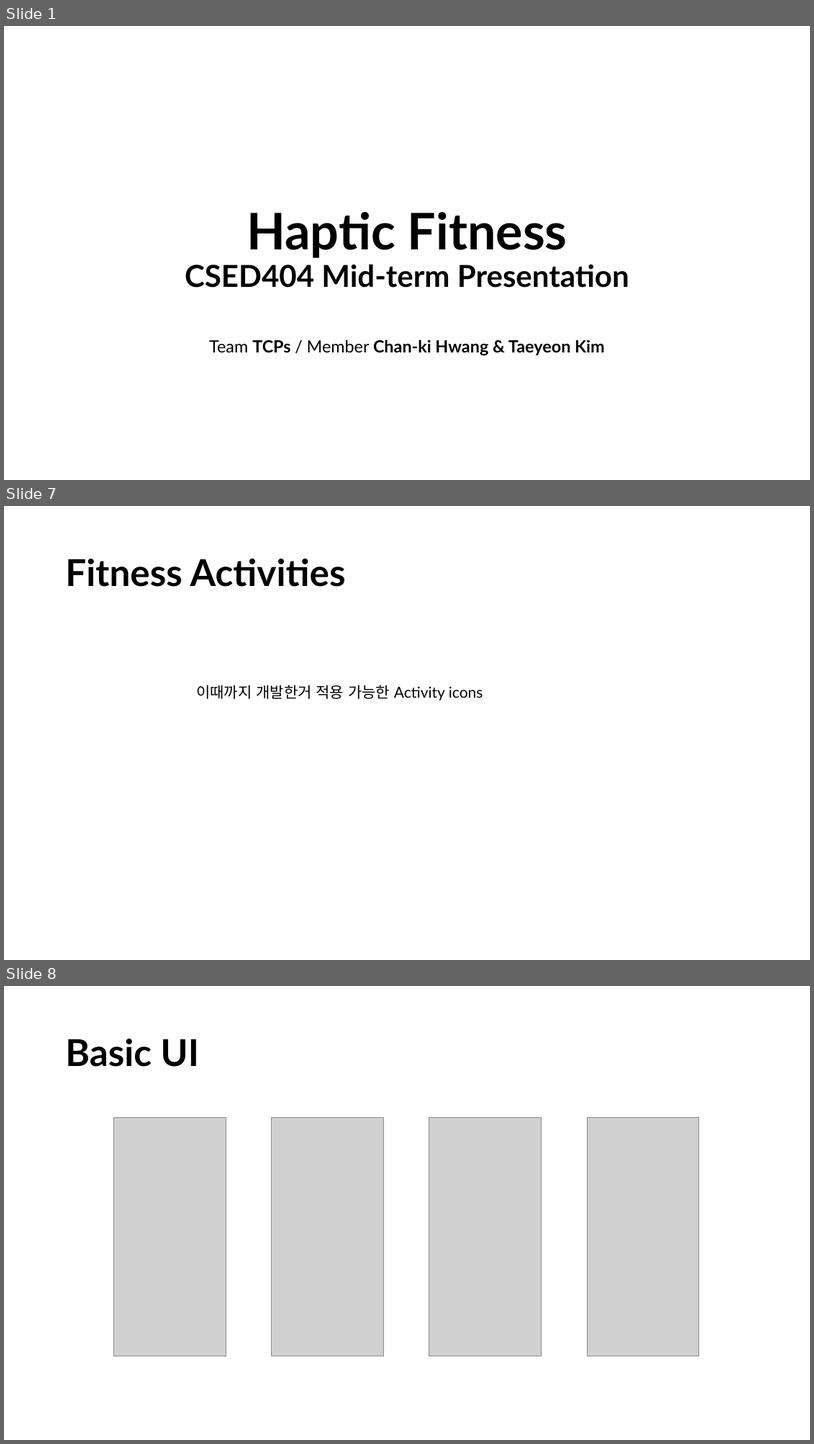
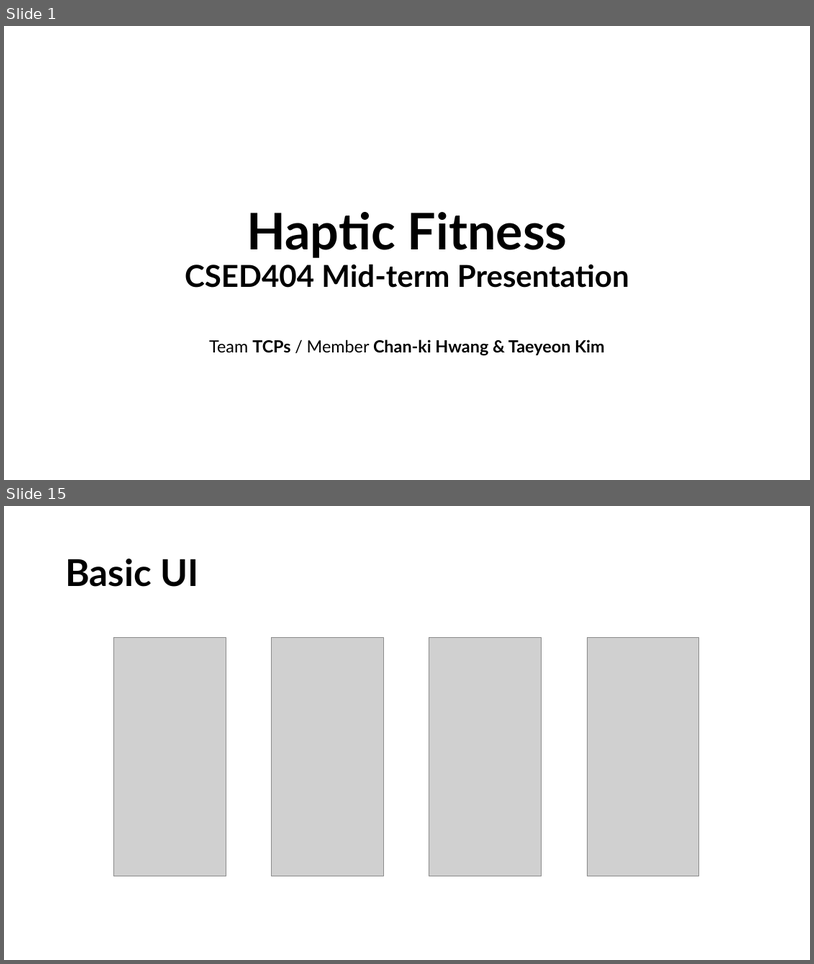
Before and after one commit to Aplace0927/CSED404-Mobile-Ubiquitous-Computing-Project, a slide deck: Presentations/Midterm-TCPs.pptx. Shown one above the other, each under a label of ours: slides 1, 7 and 8 before the commit, slides 1 and 15 after it; the slides between them are not shown. The pictures are 814x1444 and 814x964 pixels, drawn with LibreOffice and Linux fonts; fonts in the diff are those of the drawing; grey boxes stand for pictures. Boxes give left, top, right and bottom in pixels: in the first picture for what was removed or moved away, otherwise in the second. Text is boxed around its words. In the diff, an @@ line names an element or a change of style, - is before the commit and + after.

```diff
--- a/Presentations/Midterm-TCPs.pptx
+++ b/Presentations/Midterm-TCPs.pptx
@@ slide 7 removed at [4,506,810,960], background #FFFFFF @@
@@ title removed at [65,559,346,587] @@
-Fitness Activities
@@ text removed at [196,685,484,700] @@
-이때까지 개발한거 적용 가능한 Activity icons
@@ what was slide 8 is now slide 15 @@
```
Also in this commit, not shown: 1 slide changed, 10 slides added, 1 other slide removed.
